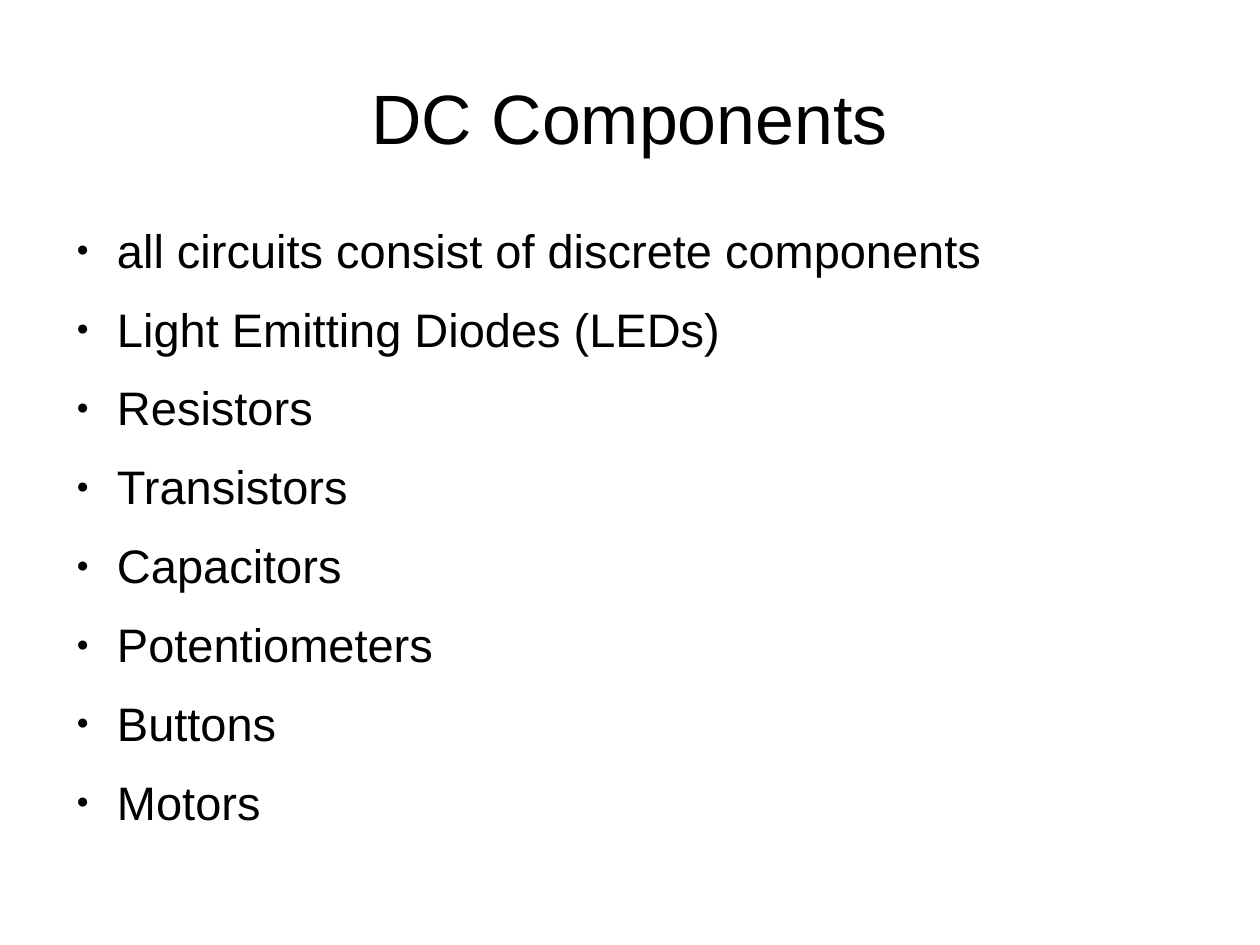
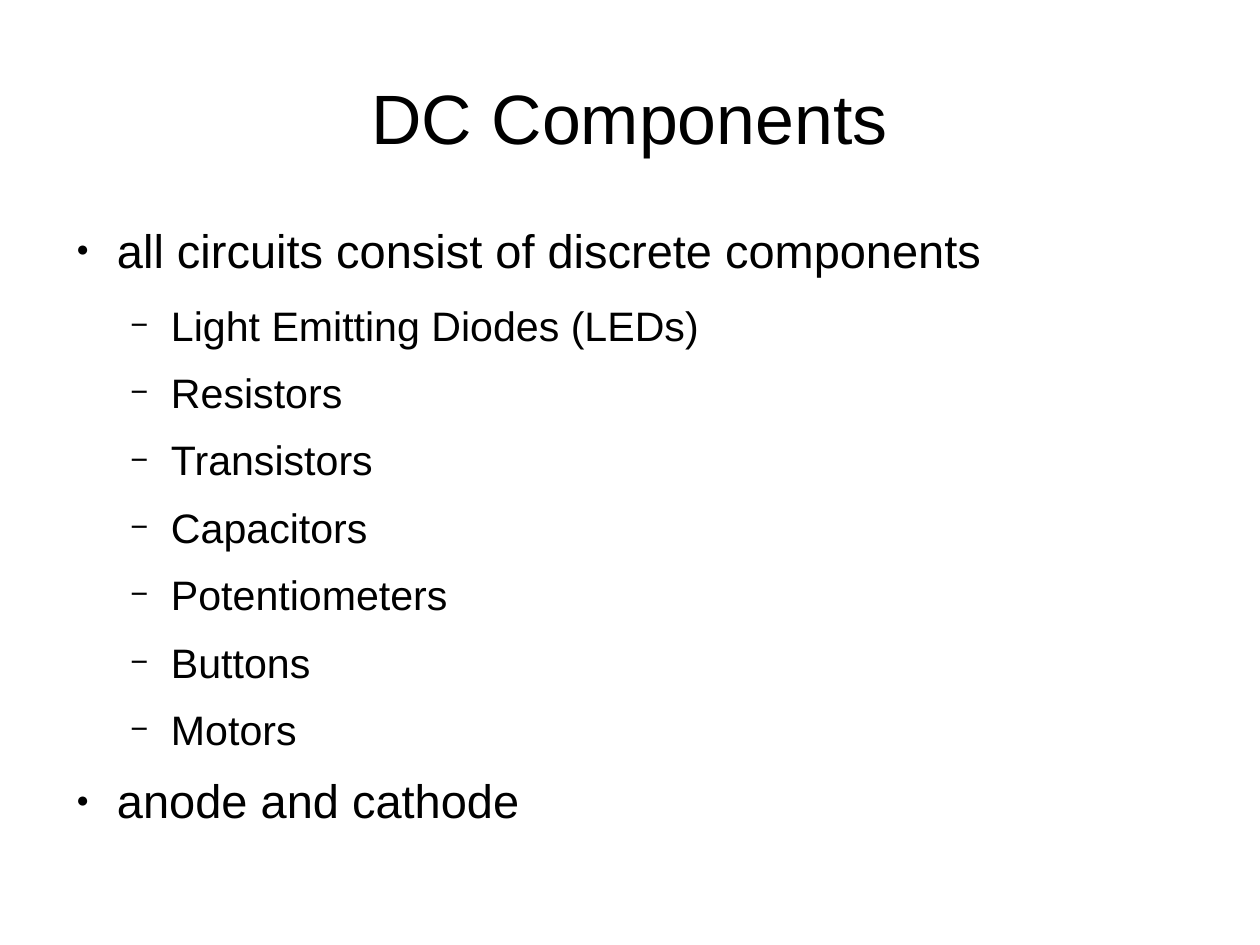
Before and after one commit to jasonmfehr/jug-arduino, a slide deck: slide 5 of presentation/Illnois_JUG_2014_09_09.odp. Drawn at 1260x945 pixels with LibreOffice and Linux fonts; fonts in the diff are those of the drawing. Boxes give left, top, right and bottom in pixels: in the first picture for what was removed or moved away, otherwise in the second. Text is boxed around its words. In the diff, an @@ line names an element or a change of style, - is before the commit and + after.

```diff
--- a/presentation/Illnois_JUG_2014_09_09.odp
+++ b/presentation/Illnois_JUG_2014_09_09.odp
@@ text at <box>171,311,699,746</box>: size 29.6 to 25.9 pt in "Light Emitting Diodes (LEDs)", "Resistors", "Transistors", "Capacitors" and 3 more places; bullet ● to −; list level 1 to 2 in "Light Emitting Diodes (LEDs)"; list level 1 to 2 in "Resistors"; list level 1 to 2 in "Transistors"; list level 1 to 2 in "Capacitors"; list level 1 to 2 in "Potentiometers"; list level 1 to 2 in "Buttons"; list level 1 to 2 in "Motors" @@
@@ text at <box>117,784,519,819</box>: paragraph added @@
+● anode and cathode
```
Also in this commit, not shown: 4 other slides changed, 1 slide added, 1 slide removed.
